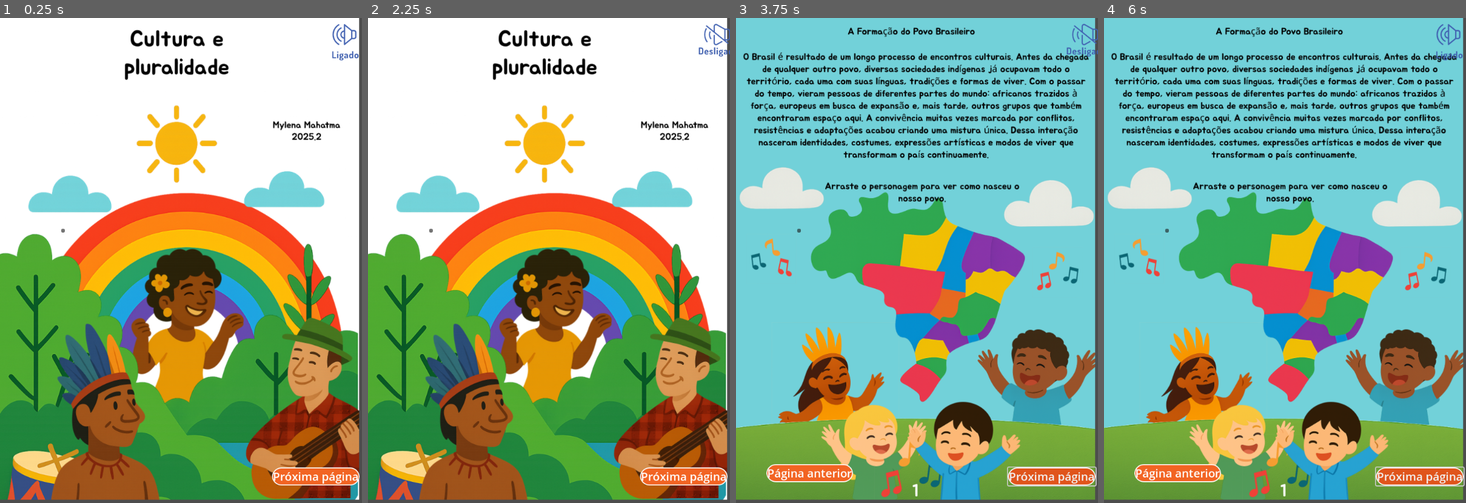
Above: before the commit, frames 1-4 (left to right).
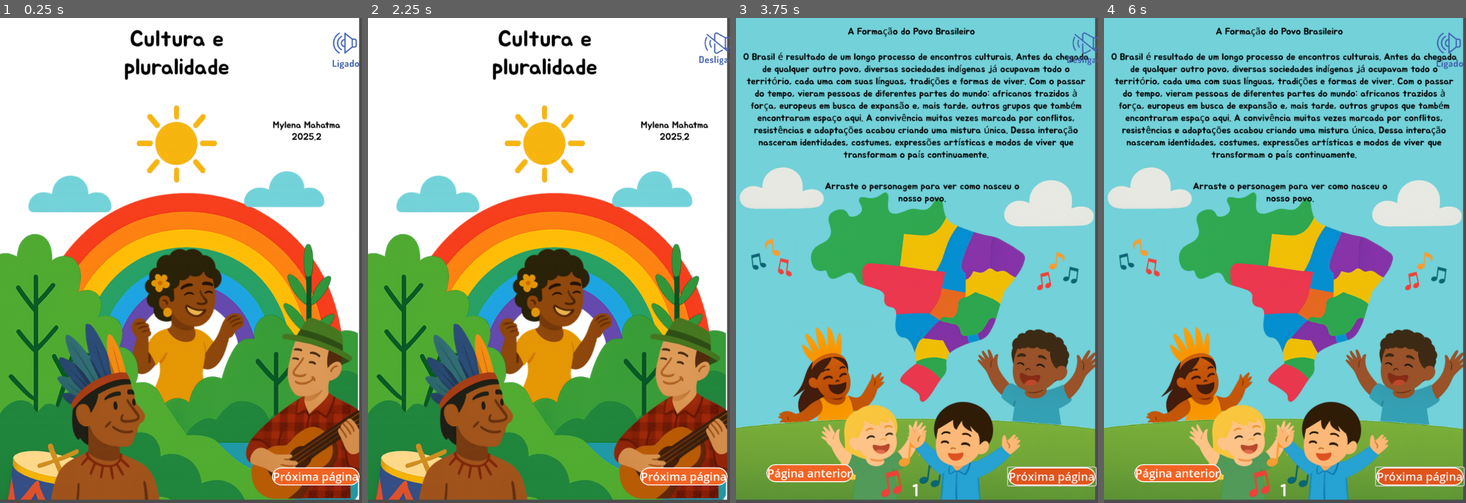
Above: after the commit, the same moments.

Repository: mylenamahatma/EbookPluralidade
Game: Godot game, scene res://main.tscn
The game is run twice, just before and just after one commit, with the same random seed, the same clock (stepped at 60 frames per second) and the same inputs. Video files are missing from this copy of the repository; at most half a second of black plays in their place.
Inputs (mouse positions are in pixels of both pictures, inside the frame that each line leads up to; where the layout moved, square brackets give the same spot in the first picture):
- Up to frame 1 (0.25 s): no input
- Up to frame 2 (2.25 s): click "Próxima página" at 0.5 s; click "Página anterior" at 1.25 s; click (715, 47) [715, 42] at 2 s
- Up to frame 3 (3.75 s): click (797, 231) at 2.77 s; click "Próxima página" at 3.5 s
- Up to frame 4 (6 s): click "Página anterior" at 4.25 s; click (1455, 47) [1455, 37] at 5 s; click "Próxima página" at 5.75 s

The runs differ from the first frame. In frame 1, 0.3% of the frame differs, in the area x 16-100%, y 1-45%; in frame 2, 0.3%; in frame 3, 0.3%; in frame 4, 0.3%.

Commit message:
feat: vídeo e concertando imagem da página 5

Diff:
--- a/novo-projeto-de-jogo/main.gd
+++ b/novo-projeto-de-jogo/main.gd
@@ -4,21 +4,26 @@
 var audios = []
 var indice = 0
 var som_ligado = true
+var video_tocando = false
 
-@onready var imagem = $imagem
+@onready var imagem = $Imagem
 @onready var btn_anterior = $BtnAnterior
 @onready var btn_proximo = $BtnProximo
+@onready var audio_player = $AudioStreamPlayer
+@onready var btn_audio = $BtnAudio
 
-@onready var audio_player = $AudioStreamPlayer
-@onready var btn_audio = $BtnAudio   # TextureButton
+# Video
+@onready var video = $VideoPlayer
+@onready var btn_video_toggle = $VideoPlayer/BtnToggle
 
-# Paleta dos botões laranja
+# Cores dos botões laranja
 const COR_PADRAO = Color("#f26423")
 const COR_HOVER = Color("#e0541b")
 const COR_PRESSIONADO = Color("#c34716")
 
+
 func _ready():
-	# IMAGENS DAS PÁGINAS
+	# Carregar imagens
 	paginas = [
 		preload("res://assets/images/capa.png"),
 		preload("res://assets/images/pagina1.png"),
@@ -30,7 +35,7 @@
 		preload("res://assets/images/contracapa.png")
 	]
 
-	# ÁUDIOS — MESMO NOME DAS IMAGENS
+	# Carregar áudios
 	audios = [
 		preload("res://assets/audios/capa.ogg"),
 		preload("res://assets/audios/pagina1.ogg"),
@@ -42,22 +47,36 @@
 		preload("res://assets/audios/contracapa.ogg")
 	]
 
+	# Configurar VideoStreamPlayer
+	video.stream = preload("res://assets/videos/video.ogv") # ajuste para o seu vídeo
+	video.paused = true
+	video.visible = false
+	video_tocando = false
+
+	# Botão Play/Pause
+	btn_video_toggle.visible = false
+	btn_video_toggle.text = "Play"
+	btn_video_toggle.pressed.connect(_video_toggle)
+	# Aplicar estilo laranja igual aos botões de navegação
+	_configurar_estilo_botao(btn_video_toggle)
+
 	# Conectar botões
-	btn_anterior.connect("pressed", Callable(self, "_voltar"))
-	btn_proximo.connect("pressed", Callable(self, "_avancar"))
-	btn_audio.connect("pressed", Callable(self, "_alternar_audio"))
+	btn_anterior.pressed.connect(_voltar)
+	btn_proximo.pressed.connect(_avancar)
+	btn_audio.pressed.connect(_alternar_audio)
 
-	# Aplicar estilo laranja
+	# Estilo laranja
 	_configurar_estilo_botao(btn_anterior)
 	_configurar_estilo_botao(btn_proximo)
 
-	# Ícone inicial do botão de som
 	btn_audio.texture_normal = preload("res://assets/icons/audio_on.png")
 
 	atualizar_pagina()
 
 
-# CONFIGURAÇÃO DE ESTILO DOS BOTÕES
+# ===============================
+# CONFIGURAR BOTÕES LARANJA
+# ===============================
 func _configurar_estilo_botao(botao):
 	botao.remove_theme_stylebox_override("normal")
 	botao.remove_theme_stylebox_override("hover")
@@ -83,54 +102,90 @@
 	botao.add_theme_font_size_override("font_size", 24)
 
 
+# ===============================
 # ATUALIZAR PÁGINA
+# ===============================
 func atualizar_pagina():
-	# Troca a imagem
 	imagem.texture = paginas[indice]
 	imagem.expand = true
 	imagem.stretch_mode = TextureRect.STRETCH_KEEP_ASPECT_COVERED
 
-	# Mostrar / esconder botão anterior
+	# Botões anterior/proximo
 	btn_anterior.visible = indice != 0
 	btn_anterior.text = "Página anterior"
 
-	# Texto do botão próximo
 	if indice == paginas.size() - 1:
 		btn_proximo.text = "Voltar ao início"
 	else:
 		btn_proximo.text = "Próxima página"
 
+	# Reset vídeo se não for página 5
+	if indice != 5:
+		video.stop()
+		video.paused = true
+		video.visible = false
+		btn_video_toggle.visible = false
+		video_tocando = false
+	else:
+		video.visible = true
+		btn_video_toggle.visible = true
+		btn_video_toggle.text = "Play"
+		video.paused = true
+		video_tocando = false
+
 	# Áudio automático
-	audio_player.stop()
-
-	if som_ligado:
-		audio_player.stream = audios[indice]
-		audio_player.play()
+	if indice != 5:
+		if som_ligado:
+			audio_player.stream = audios[indice]
+			audio_player.play()
+	else:
+		if som_ligado:
+			audio_player.stream = audios[indice]
+			audio_player.play()
 
 
-# AVANÇAR PÁGINA
+# ===============================
+# NAVEGAÇÃO
+# ===============================
 func _avancar():
-	if indice < paginas.size() - 1:
-		indice += 1
-	else:
-		indice = 0
+	indice = (indice + 1) % paginas.size()
 	atualizar_pagina()
 
 
-# VOLTAR PÁGINA
 func _voltar():
 	indice = max(0, indice - 1)
 	atualizar_pagina()
 
 
-# BOTÃO DE SOM ON/OFF
+# ===============================
+# ÁUDIO ON/OFF
+# ===============================
 func _alternar_audio():
 	som_ligado = !som_ligado
-
 	if som_ligado:
 		btn_audio.texture_normal = preload("res://assets/icons/audio_on.png")
-		audio_player.stream = audios[indice]
-		audio_player.play()
+		if not video_tocando:
+			audio_player.stream = audios[indice]
+			audio_player.play()
 	else:
 		btn_audio.texture_normal = preload("res://assets/icons/audio_off.png")
-		audio_player.stop()    # NÃO VOLTA DE PÁGINA AGORA!
+		audio_player.stop()
+
+
+# ===============================
+# BOTÃO VIDEO PLAY/PAUSE
+# ===============================
+func _video_toggle():
+	if video_tocando:
+		# Pausar vídeo mantendo posição
+		video.paused = true
+		video_tocando = false
+		btn_video_toggle.text = "Play"
+	else:
+		# Iniciar ou retomar vídeo
+		if not video.is_playing():
+			video.play()
+		video.paused = false
+		video_tocando = true
+		btn_video_toggle.text = "Pausa"
+		audio_player.stop()  # parar narração
--- a/novo-projeto-de-jogo/main.tscn
+++ b/novo-projeto-de-jogo/main.tscn
@@ -1,6 +1,7 @@
-[gd_scene load_steps=2 format=3 uid="uid://d2cxb7y7ask01"]
+[gd_scene load_steps=3 format=3 uid="uid://d2cxb7y7ask01"]
 
 [ext_resource type="Script" uid="uid://dtd0rkkhueltw" path="res://main.gd" id="1_ig7tw"]
+[ext_resource type="VideoStream" uid="uid://dphga8xuveamg" path="res://assets/videos/video.ogv" id="2_0xm2m"]
 
 [node name="Main" type="Control"]
 layout_mode = 3
@@ -15,7 +16,7 @@
 [node name="CanvasLayer" type="CanvasLayer" parent="."]
 follow_viewport_enabled = true
 
-[node name="imagem" type="TextureRect" parent="."]
+[node name="Imagem" type="TextureRect" parent="."]
 layout_mode = 0
 offset_right = 758.0
 offset_bottom = 1017.0
@@ -39,21 +40,27 @@
 
 [node name="BtnAudio" type="TextureButton" parent="."]
 layout_mode = 0
-offset_left = 697.0
-offset_top = 5.0
-offset_right = 721.0
-offset_bottom = 26.0
+offset_left = 698.0
+offset_top = 23.0
+offset_right = 722.0
+offset_bottom = 44.0
 
 [node name="AudioStreamPlayer" type="AudioStreamPlayer" parent="."]
 
 [node name="VideoPlayer" type="VideoStreamPlayer" parent="."]
+layout_direction = 1
 layout_mode = 0
-offset_left = 129.0
-offset_top = 445.0
-offset_right = 674.0
-offset_bottom = 770.0
+offset_left = 89.0
+offset_top = 451.0
+offset_right = 682.0
+offset_bottom = 727.0
+localize_numeral_system = false
+stream = ExtResource("2_0xm2m")
+expand = true
 
-[node name="BtnPause" type="Button" parent="VideoPlayer"]
+[node name="BtnToggle" type="Button" parent="VideoPlayer"]
 layout_mode = 0
-offset_right = 8.0
-offset_bottom = 8.0
+offset_top = -96.0
+offset_right = 87.0
+offset_bottom = -63.0
+text = "Pausa"
Binary file changed: novo-projeto-de-jogo/assets/images/pagina5.png
Not shown, changed: novo-projeto-de-jogo/assets/images/pagina5.png.import
Not shown, added: novo-projeto-de-jogo/assets/videos/video.ogv.uid
Not shown, added: novo-projeto-de-jogo/assets/videos/video.ogv
